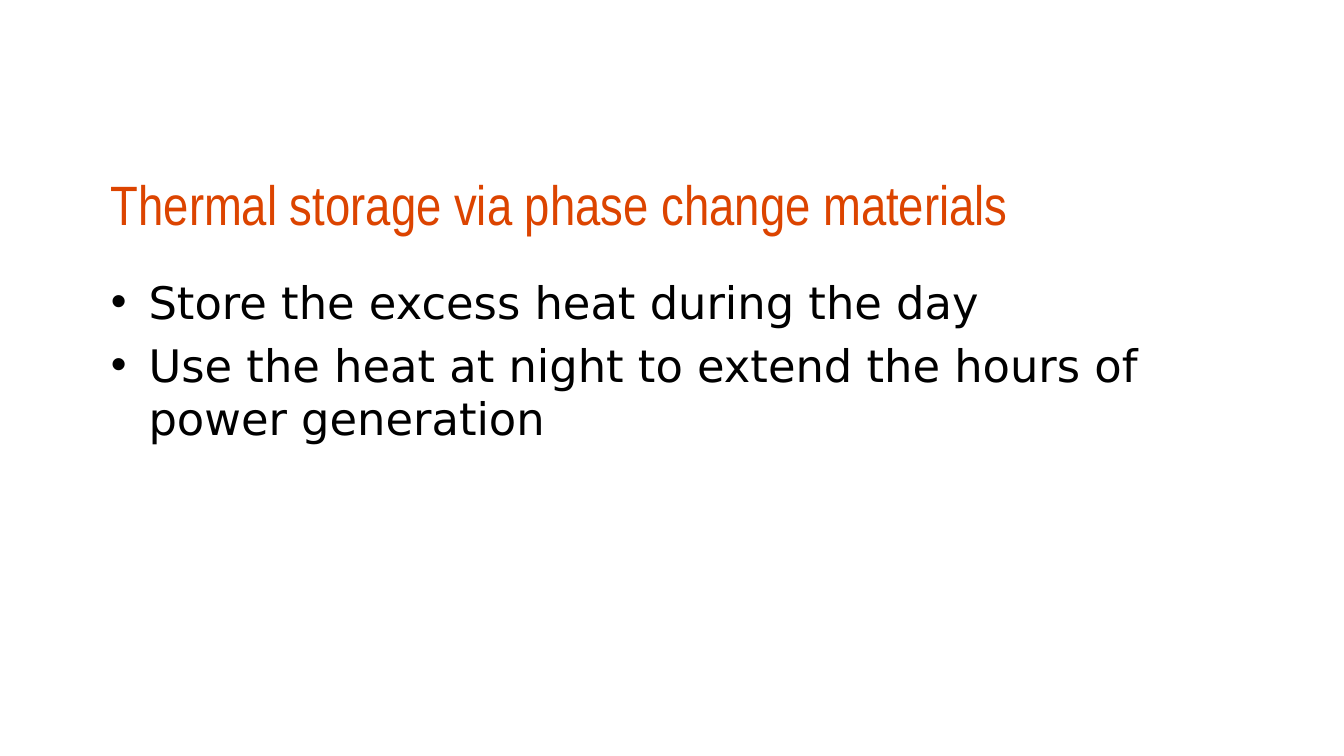
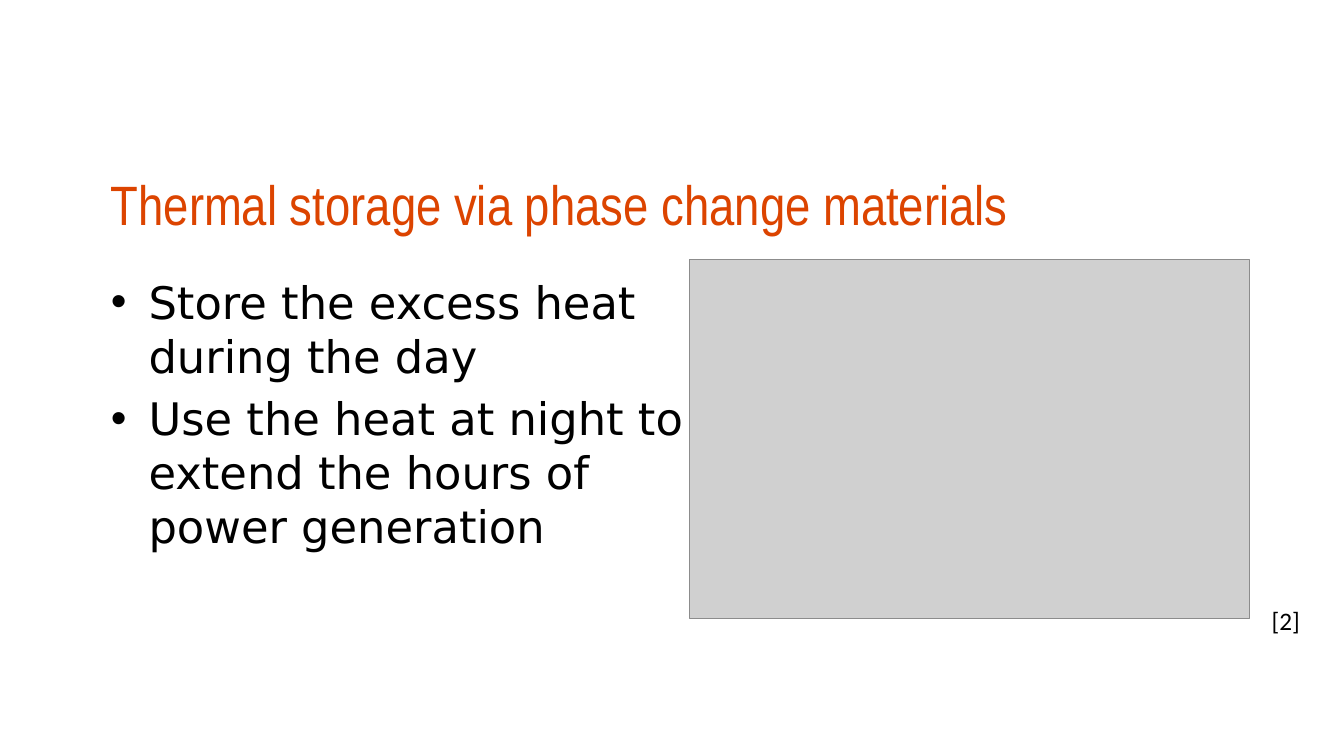
Before and after one commit to warrenau/HT_proj2, a slide deck: slide 4 of HT_proj2_presentation.pptx. Drawn at 1344x756 pixels with LibreOffice and Linux fonts; fonts in the diff are those of the drawing; grey boxes stand for pictures; background and template pictures are left out. Boxes give left, top, right and bottom in pixels: in the first picture for what was removed or moved away, otherwise in the second. Text is boxed around its words. In the diff, an @@ line names an element or a change of style, - is before the commit and + after.

```diff
--- a/HT_proj2_presentation.pptx
+++ b/HT_proj2_presentation.pptx
@@ text "Store the excess heat during ..." rewrapped from (149, 285, 1137, 445) to (149, 285, 683, 553) @@
@@ picture added at (690, 260, 1249, 618) @@
@@ text added at (1272, 611, 1300, 634), 18 pt, text #000000 @@
+[2]
```
Also in this commit, not shown: 4 other slides changed, 2 slides added, 3 slides removed.
